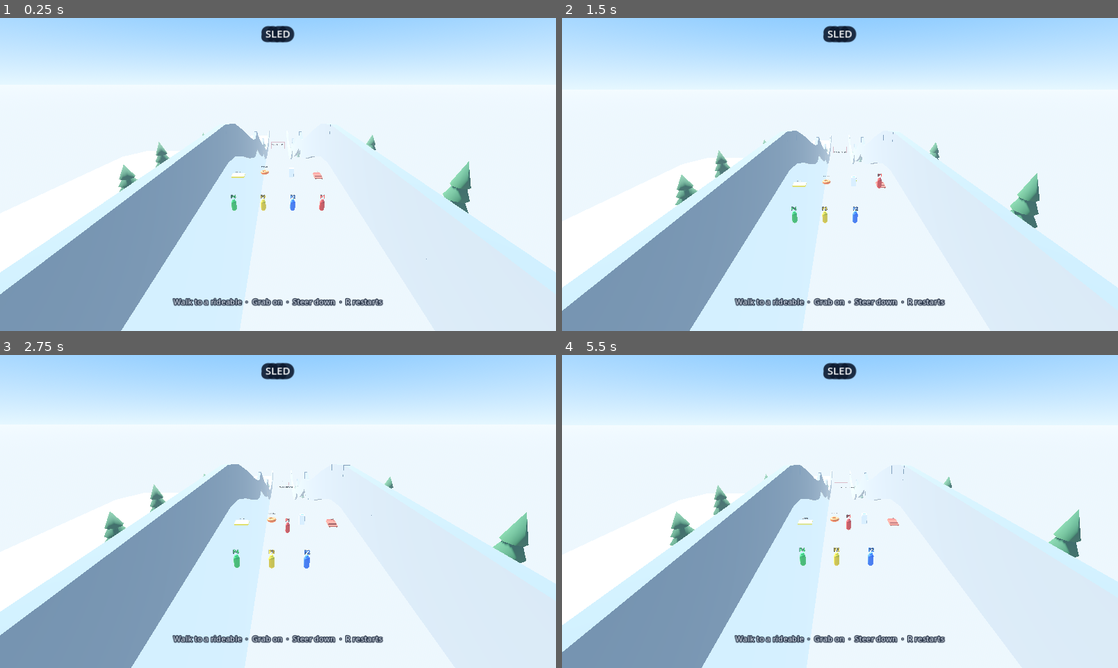
Above: before the commit, frames 1-4 (two rows, left to right).
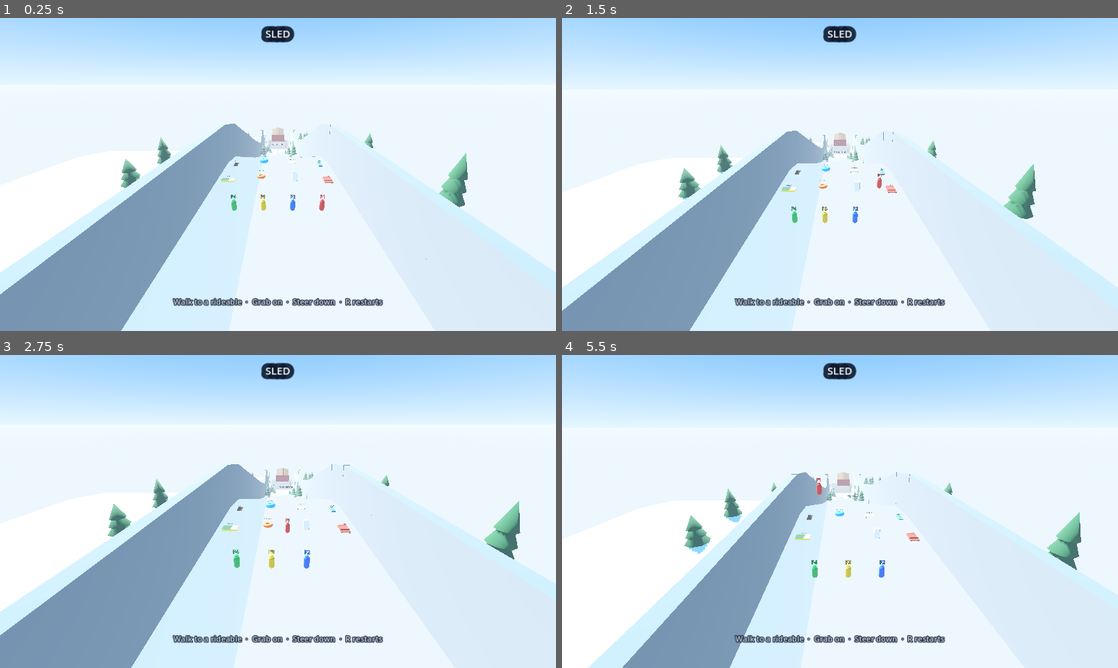
Above: after the commit, the same moments.

Repository: Tyler-McQueen/sled
Game: Godot game, scene res://scenes/main.tscn
Same seed, same stepped clock (60 frames per second), same inputs: the game is played once before the commit and once after it.
Inputs (mouse positions are in pixels of both pictures, inside the frame that each line leads up to):
- Up to frame 1 (0.25 s): no input
- Up to frame 2 (1.5 s): tap Enter (p1_grab) at 0.5, 1.35 s; move the mouse to (812, 237) at 0.52 s; hold W (p0_up) from 0.53 s (still down); tap E (p0_grab) at 0.6 s; click (812, 237) at 0.67 s; tap Space (p0_jump) at 0.77 s; move the mouse to (1006, 221) at 1.27 s
- Up to frame 3 (2.75 s): tap Space (p0_jump) at 1.52 s; move the mouse to (111, 464) at 2.02 s; release W (p0_up) at 2.03 s; hold A (p0_left) from 2.03 s (still down); tap Keypad Enter at 2.1 s
- Up to frame 4 (5.5 s): move the mouse to (867, 511) at 2.77 s; tap E (p0_grab) at 2.85, 5.1 s; click (867, 511) at 2.92 s; tap Space (p0_jump) at 3.02, 3.77, 4.52 s; move the mouse to (756, 433) at 3.52 s; release A (p0_left) at 3.53 s; hold S (p0_down) 3.53-4.28 s; tap Enter (p1_grab) at 3.6 s; move the mouse to (962, 495) at 4.27 s; hold D (p0_right) 4.28-5.03 s; tap Keypad Enter at 4.35 s; move the mouse to (728, 527) at 5.02 s; hold W (p0_up) from 5.03 s (still down); click (728, 527) at 5.17 s

The runs differ from the first frame. In frame 1, 1.3% of the frame differs, in the area x 21-85%, y 34-63%; in frame 2, 1.5%; in frame 3, 1.9%; in frame 4, 11%, in the area x 0-100%, y 35-100%.

Commit message:
M3: extra grabs and the mountain.
Kayak, folding table, kiddie pool, and door join the original four. Trees you can hit, barn jump, ice vs powder split, finish in the parking lot. No network.

Diff:
--- a/scripts/game.gd
+++ b/scripts/game.gd
@@ -111,18 +111,29 @@
 		Rideable.Kind.FRIDGE,
 		Rideable.Kind.TUBE,
 		Rideable.Kind.MATTRESS,
+		Rideable.Kind.KAYAK,
+		Rideable.Kind.TABLE,
+		Rideable.Kind.POOL,
+		Rideable.Kind.DOOR,
 	]
-	var xs: Array[float] = [-7.5, -2.5, 2.5, 7.5]
+	var names: Array[String] = [
+		"Sled", "Fridge", "InnerTube", "Mattress",
+		"Kayak", "FoldingTable", "KiddiePool", "Door",
+	]
+	var xs: Array[float] = [-9.0, -3.0, 3.0, 9.0, -9.0, -3.0, 3.0, 9.0]
+	var zs: Array[float] = [-6.0, -6.0, -6.0, -6.0, 2.5, 2.5, 2.5, 2.5]
 	for i in kinds.size():
 		var r := Rideable.make(kinds[i])
-		r.name = ["Sled", "Fridge", "InnerTube", "Mattress"][i]
+		r.name = names[i]
 		root.add_child(r)
-		var y := 58.4
+		var y := 58.45
 		if kinds[i] == Rideable.Kind.FRIDGE:
 			y = 58.2
-		elif kinds[i] == Rideable.Kind.TUBE:
-			y = 58.85
-		r.global_position = Vector3(xs[i], y, -4.0)
+		elif kinds[i] == Rideable.Kind.TUBE or kinds[i] == Rideable.Kind.POOL:
+			y = 58.9
+		elif kinds[i] == Rideable.Kind.TABLE:
+			y = 58.55
+		r.global_position = Vector3(xs[i], y, zs[i])
 		r.rotation_degrees = Vector3(0, 180, 0)
 
 
@@ -135,10 +146,10 @@
 	area.monitorable = false
 	var cs := CollisionShape3D.new()
 	var box := BoxShape3D.new()
-	box.size = Vector3(24.0, 16.0, 8.0)
+	box.size = Vector3(28.0, 16.0, 10.0)
 	cs.shape = box
 	area.add_child(cs)
-	area.position = Vector3(0, 8.0, 214.0)
+	area.position = Vector3(0, 8.0, 218.0)
 	area.body_entered.connect(_on_finish_body)
 	add_child(area)
 
@@ -149,7 +160,7 @@
 	var bbox := BoxShape3D.new()
 	bbox.size = Vector3(26, 10, 3)
 	bcs.shape = bbox
-	bcs.position = Vector3(0, 5, 252)
+	bcs.position = Vector3(0, 5, 272)
 	bumper.add_child(bcs)
 	add_child(bumper)
 
--- a/scripts/mountain.gd
+++ b/scripts/mountain.gd
@@ -1,36 +1,37 @@
 extends Node3D
 class_name Mountain
-## Summit plateau, icy slope with a bump and a jump, runout, finish basin.
+## Summit, barn jump, ice vs powder split, parking-lot finish.
 
 const TRACK_HALF := 12.0
 const WALL_H := 9.0
 const SLAB_THICK := 5.0
-
-# PackedVector2Array of (z, y) surface samples, summit -> bottom.
+const SPLIT_Z := 158.0
+const LOT_Z := 208.0
+
+# PackedVector2Array of (z, y) surface samples, summit -> lot.
 var profile: PackedVector2Array = PackedVector2Array([
 	Vector2(-42, 58),
 	Vector2(-28, 58),
 	Vector2(-8, 58),
 	Vector2(8, 58),
 	Vector2(18, 56.5),
-	Vector2(32, 52.0),
-	Vector2(48, 46.0),
-	Vector2(62, 41.5),
-	Vector2(72, 39.5),
-	Vector2(80, 42.0),
-	Vector2(88, 37.5),
-	Vector2(104, 30.0),
-	Vector2(118, 24.5),
-	Vector2(128, 22.0),
-	Vector2(136, 25.5),
-	Vector2(144, 16.5),
-	Vector2(158, 9.0),
-	Vector2(172, 4.5),
-	Vector2(188, 2.4),
-	Vector2(210, 2.0),
+	Vector2(36, 50.5),
+	Vector2(54, 44.5),
+	Vector2(72, 38.5),
+	Vector2(90, 33.0),
+	Vector2(106, 28.5),
+	Vector2(116, 31.5),
+	Vector2(124, 34.5),
+	Vector2(132, 33.0),
+	Vector2(140, 24.0),
+	Vector2(152, 14.5),
+	Vector2(164, 9.0),
+	Vector2(180, 5.2),
+	Vector2(196, 3.2),
+	Vector2(208, 2.2),
 	Vector2(228, 2.0),
-	Vector2(242, 7.5),
-	Vector2(258, 8.0),
+	Vector2(252, 2.0),
+	Vector2(272, 2.0),
 ])
 
 
@@ -54,15 +55,24 @@
 
 func _build() -> void:
 	var snow := _albedo(Color(0.93, 0.96, 0.99), 0.92)
+	var ice := _albedo(Color(0.62, 0.84, 0.96), 0.18)
+	var powder := _albedo(Color(0.97, 0.98, 1.0), 0.98)
 	var rock := _albedo(Color(0.45, 0.48, 0.52), 0.85)
 	var pine := _albedo(Color(0.12, 0.32, 0.18), 0.9)
 	var trunk := _albedo(Color(0.38, 0.24, 0.14), 0.9)
+	var barn_red := _albedo(Color(0.62, 0.16, 0.12), 0.78)
+	var barn_wood := _albedo(Color(0.42, 0.28, 0.16), 0.88)
+	var asphalt := _albedo(Color(0.18, 0.19, 0.21), 0.95)
+	var paint := _albedo(Color(0.92, 0.9, 0.78), 0.7)
 	var flag_red := _albedo(Color(0.85, 0.15, 0.12), 0.6)
 
 	_build_visual_volume(snow)
+	_build_split_paint(ice, powder)
 	_build_collision()
 	_build_walls(rock)
+	_build_barn(barn_red, barn_wood)
 	_build_trees(pine, trunk)
+	_build_parking_lot(asphalt, paint)
 	_build_finish_gate(flag_red)
 	_build_start_props()
 
@@ -84,31 +94,101 @@
 	pts.append(Vector2(profile[profile.size() - 1].x + 2.0, 0.0))
 	poly.polygon = pts
 	poly.mode = CSGPolygon3D.MODE_DEPTH
-	poly.depth = TRACK_HALF * 2.0 + 1.0
+	poly.depth = TRACK_HALF * 2.0 + 8.0
 	poly.rotation_degrees = Vector3(0, -90, 0)
-	poly.position = Vector3(TRACK_HALF + 0.5, 0, 0)
+	poly.position = Vector3(TRACK_HALF + 4.0, 0, 0)
 	poly.smooth_faces = true
 	poly.material = snow
 	poly.use_collision = false
 	add_child(poly)
 
-	# ice material reserved for future racing-line paint
+
+func _build_split_paint(ice: Material, powder: Material) -> void:
+	var ice_tag := Label3D.new()
+	ice_tag.text = "ICE"
+	ice_tag.font_size = 72
+	ice_tag.outline_size = 12
+	ice_tag.position = Vector3(-6.5, surface_y(170.0) + 0.4, 170.0)
+	ice_tag.rotation_degrees = Vector3(-90, 0, 0)
+	add_child(ice_tag)
+	var powder_tag := Label3D.new()
+	powder_tag.text = "POWDER"
+	powder_tag.font_size = 64
+	powder_tag.outline_size = 12
+	powder_tag.position = Vector3(6.5, surface_y(170.0) + 0.4, 170.0)
+	powder_tag.rotation_degrees = Vector3(-90, 0, 0)
+	add_child(powder_tag)
+	_drape_lane_paint(ice, -TRACK_HALF * 0.5 - 0.25, 0.08)
+	_drape_lane_paint(powder, TRACK_HALF * 0.5 + 0.25, 0.14)
+
+
+func _drape_lane_paint(mat: Material, x_center: float, thick: float) -> void:
+	for i in range(profile.size() - 1):
+		var a := profile[i]
+		var b := profile[i + 1]
+		var zmid: float = (a.x + b.x) * 0.5
+		if zmid < SPLIT_Z or zmid > LOT_Z:
+			continue
+		var run := b.x - a.x
+		var drop := a.y - b.y
+		var length := sqrt(run * run + drop * drop)
+		if length < 0.2:
+			continue
+		var angle := atan2(drop, run)
+		var box := CSGBox3D.new()
+		box.size = Vector3(TRACK_HALF - 0.5, thick, length + 0.1)
+		var mid_y := (a.y + b.y) * 0.5 + thick * 0.5 + 0.02
+		var mid_z := (a.x + b.x) * 0.5
+		box.position = Vector3(x_center, mid_y, mid_z)
+		box.rotation.x = angle
+		box.material = mat
+		box.use_collision = false
+		add_child(box)
 
 
 func _build_collision() -> void:
-	var body := StaticBody3D.new()
-	body.name = "TrackCollision"
-	body.collision_layer = 1
-	body.collision_mask = 0
-	add_child(body)
-
-	var icy := PhysicsMaterial.new()
-	icy.friction = 0.08
-	icy.bounce = 0.05
-	body.physics_material_override = icy
+	var snow_body := StaticBody3D.new()
+	snow_body.name = "TrackCollision"
+	snow_body.collision_layer = 1
+	snow_body.collision_mask = 0
+	var snow_mat := PhysicsMaterial.new()
+	snow_mat.friction = 0.12
+	snow_mat.bounce = 0.04
+	snow_body.physics_material_override = snow_mat
+	add_child(snow_body)
+
+	var ice_body := StaticBody3D.new()
+	ice_body.name = "IceCollision"
+	ice_body.collision_layer = 1
+	ice_body.collision_mask = 0
+	var ice_mat := PhysicsMaterial.new()
+	ice_mat.friction = 0.02
+	ice_mat.bounce = 0.08
+	ice_body.physics_material_override = ice_mat
+	add_child(ice_body)
+
+	var powder_body := StaticBody3D.new()
+	powder_body.name = "PowderCollision"
+	powder_body.collision_layer = 1
+	powder_body.collision_mask = 0
+	var powder_mat := PhysicsMaterial.new()
+	powder_mat.friction = 0.42
+	powder_mat.bounce = 0.0
+	powder_body.physics_material_override = powder_mat
+	add_child(powder_body)
 
 	for i in range(profile.size() - 1):
-		_add_slab(body, profile[i], profile[i + 1], TRACK_HALF * 2.0 + 0.6, SLAB_THICK)
+		var a := profile[i]
+		var b := profile[i + 1]
+		var zmid: float = (a.x + b.x) * 0.5
+		if zmid >= SPLIT_Z and zmid < LOT_Z:
+			_add_slab(ice_body, a, b, TRACK_HALF - 0.2, SLAB_THICK, -TRACK_HALF * 0.5 - 0.25)
+			_add_slab(powder_body, a, b, TRACK_HALF - 0.2, SLAB_THICK, TRACK_HALF * 0.5 + 0.25)
+		else:
+			var w := TRACK_HALF * 2.0 + 0.6
+			if zmid >= LOT_Z:
+				w = TRACK_HALF * 2.0 + 10.0
+			_add_slab(snow_body, a, b, w, SLAB_THICK, 0.0)
 
 	var pad := StaticBody3D.new()
 	pad.name = "SummitPad"
@@ -119,7 +199,7 @@
 	grip.bounce = 0.0
 	pad.physics_material_override = grip
 	add_child(pad)
-	_add_slab(pad, Vector2(-40, 58), Vector2(8, 58), TRACK_HALF * 2.0, 4.0)
+	_add_slab(pad, Vector2(-40, 58), Vector2(8, 58), TRACK_HALF * 2.0 + 4.0, 4.0, 0.0)
 
 	var ground := StaticBody3D.new()
 	ground.name = "WorldFloor"
@@ -128,13 +208,13 @@
 	add_child(ground)
 	var gshape := CollisionShape3D.new()
 	var gbox := BoxShape3D.new()
-	gbox.size = Vector3(400, 4, 400)
+	gbox.size = Vector3(400, 4, 500)
 	gshape.shape = gbox
-	gshape.position = Vector3(0, -2, 80)
+	gshape.position = Vector3(0, -2, 100)
 	ground.add_child(gshape)
 
 
-func _add_slab(body: StaticBody3D, a: Vector2, b: Vector2, width: float, thick: float) -> void:
+func _add_slab(body: StaticBody3D, a: Vector2, b: Vector2, width: float, thick: float, x_center: float) -> void:
 	var run := b.x - a.x
 	var drop := a.y - b.y
 	var length := sqrt(run * run + drop * drop)
@@ -145,7 +225,7 @@
 	box.size = Vector3(width, thick, length + 0.15)
 	var cs := CollisionShape3D.new()
 	cs.shape = box
-	var mid := Vector3(0.0, (a.y + b.y) * 0.5, (a.x + b.x) * 0.5)
+	var mid := Vector3(x_center, (a.y + b.y) * 0.5, (a.x + b.x) * 0.5)
 	var local_up := Vector3(0.0, cos(angle), sin(angle))
 	cs.position = mid - local_up * (thick * 0.5)
 	cs.rotation.x = angle
@@ -155,10 +235,14 @@
 func _build_walls(rock: Material) -> void:
 	for side_i in range(2):
 		var side := -1.0 if side_i == 0 else 1.0
-		var x := side * (TRACK_HALF + 0.7)
 		for i in range(profile.size() - 1):
 			var a := profile[i]
 			var b := profile[i + 1]
+			var zmid: float = (a.x + b.x) * 0.5
+			var half := TRACK_HALF
+			if zmid >= LOT_Z:
+				half = TRACK_HALF + 6.0
+			var x := side * (half + 0.7)
 			var run := b.x - a.x
 			var drop := a.y - b.y
 			var length := sqrt(run * run + drop * drop)
@@ -178,7 +262,7 @@
 			add_child(box)
 
 	var back := CSGBox3D.new()
-	back.size = Vector3(TRACK_HALF * 2.0 + 4.0, 14.0, 2.0)
+	back.size = Vector3(TRACK_HALF * 2.0 + 8.0, 14.0, 2.0)
 	back.position = Vector3(0, 58 + 5.0, -43)
 	back.material = rock
 	back.use_collision = true
@@ -186,15 +270,91 @@
 	add_child(back)
 
 
+func _build_barn(red: Material, wood: Material) -> void:
+	# Sits on the bump so a ride can hit the roof and launch.
+	var z := 124.0
+	var y := surface_y(z)
+	var w := 9.0
+	var d := 8.0
+	var wall_h := 4.6
+
+	var floor_b := CSGBox3D.new()
+	floor_b.size = Vector3(w, 0.35, d)
+	floor_b.position = Vector3(0, y + 0.1, z)
+	floor_b.material = wood
+	floor_b.use_collision = true
+	floor_b.collision_layer = 1
+	add_child(floor_b)
+
+	for side_i in range(2):
+		var side := -1.0 if side_i == 0 else 1.0
+		var wall := CSGBox3D.new()
+		wall.size = Vector3(0.35, wall_h, d)
+		wall.position = Vector3(side * (w * 0.5), y + wall_h * 0.5, z)
+		wall.material = red
+		wall.use_collision = true
+		wall.collision_layer = 1
+		add_child(wall)
+
+	# Uphill back wall. Downhill face stays open.
+	var back := CSGBox3D.new()
+	back.size = Vector3(w, wall_h, 0.35)
+	back.position = Vector3(0, y + wall_h * 0.5, z - d * 0.5)
+	back.material = red
+	back.use_collision = true
+	back.collision_layer = 1
+	add_child(back)
+
+	# Peaked roof: two slabs that dump you downhill.
+	var roof_l := CSGBox3D.new()
+	roof_l.size = Vector3(w * 0.58, 0.28, d + 1.4)
+	roof_l.position = Vector3(-w * 0.22, y + wall_h + 1.1, z + 0.4)
+	roof_l.rotation_degrees = Vector3(-28, 0, 18)
+	roof_l.material = wood
+	roof_l.use_collision = true
+	roof_l.collision_layer = 1
+	add_child(roof_l)
+	var roof_r := CSGBox3D.new()
+	roof_r.size = Vector3(w * 0.58, 0.28, d + 1.4)
+	roof_r.position = Vector3(w * 0.22, y + wall_h + 1.1, z + 0.4)
+	roof_r.rotation_degrees = Vector3(-28, 0, -18)
+	roof_r.material = wood
+	roof_r.use_collision = true
+	roof_r.collision_layer = 1
+	add_child(roof_r)
+
+	var tag := Label3D.new()
+	tag.text = "BARN"
+	tag.font_size = 56
+	tag.outline_size = 10
+	tag.position = Vector3(0, y + wall_h + 3.4, z)
+	tag.billboard = BaseMaterial3D.BILLBOARD_ENABLED
+	add_child(tag)
+
+
 func _build_trees(pine: Material, trunk: Material) -> void:
 	var rng := RandomNumberGenerator.new()
 	rng.seed = 42
-	for i in 18:
-		var z := rng.randf_range(-20.0, 230.0)
+	for i in range(28):
+		var z := rng.randf_range(-18.0, 250.0)
 		var side := -1.0 if (i % 2 == 0) else 1.0
-		var x := side * rng.randf_range(TRACK_HALF + 4.0, TRACK_HALF + 14.0)
+		var x := side * rng.randf_range(TRACK_HALF + 3.5, TRACK_HALF + 16.0)
 		var y := surface_y(z)
-		_pine(Vector3(x, y, z), rng.randf_range(4.5, 8.5), pine, trunk)
+		_pine(Vector3(x, y, z), rng.randf_range(4.5, 9.0), pine, trunk)
+
+	# On-course trees you can actually hit.
+	var course: Array[Vector3] = [
+		Vector3(-8.2, 0, 68),
+		Vector3(9.0, 0, 86),
+		Vector3(-7.4, 0, 102),
+		Vector3(8.6, 0, 148),
+		Vector3(-8.0, 0, 176),
+		Vector3(8.2, 0, 188),
+	]
+	for pos in course:
+		var p := pos
+		p.y = surface_y(p.z)
+		_pine(p, 6.2, pine, trunk)
 
 
 func _pine(pos: Vector3, height: float, pine: Material, trunk: Material) -> void:
@@ -207,7 +367,7 @@
 	t.use_collision = true
 	t.collision_layer = 1
 	add_child(t)
-	for i in 3:
+	for i in range(3):
 		var cone := CSGCylinder3D.new()
 		cone.cone = true
 		cone.radius = 1.8 - float(i) * 0.35
@@ -215,30 +375,80 @@
 		cone.sides = 8
 		cone.position = pos + Vector3(0, height * 0.28 + float(i) * height * 0.22, 0)
 		cone.material = pine
-		cone.use_collision = false
+		cone.use_collision = true
+		cone.collision_layer = 1
 		add_child(cone)
 
 
+func _build_parking_lot(asphalt: Material, paint: Material) -> void:
+	var y := 2.08
+	var z := 236.0
+	var lot := CSGBox3D.new()
+	lot.name = "ParkingLot"
+	lot.size = Vector3(28.0, 0.16, 48.0)
+	lot.position = Vector3(0, y, z)
+	lot.material = asphalt
+	lot.use_collision = false
+	add_child(lot)
+
+	for i in range(8):
+		var line := CSGBox3D.new()
+		line.size = Vector3(0.12, 0.04, 7.5)
+		line.position = Vector3(-10.0 + float(i) * 2.8, y + 0.1, z + 10.0)
+		line.material = paint
+		line.use_collision = false
+		add_child(line)
+
+	var cars: Array = [
+		[Vector3(-8.5, y + 0.7, z + 16.0), Color(0.15, 0.18, 0.55)],
+		[Vector3(-2.5, y + 0.7, z + 16.5), Color(0.72, 0.18, 0.14)],
+		[Vector3(6.0, y + 0.7, z + 15.5), Color(0.85, 0.82, 0.2)],
+		[Vector3(10.5, y + 0.7, z - 8.0), Color(0.12, 0.12, 0.14)],
+	]
+	for c in cars:
+		var body := CSGBox3D.new()
+		body.size = Vector3(1.8, 1.2, 4.2)
+		body.position = c[0]
+		body.material = _albedo(c[1], 0.55)
+		body.use_collision = true
+		body.collision_layer = 1
+		add_child(body)
+		var cab := CSGBox3D.new()
+		cab.size = Vector3(1.6, 0.7, 1.8)
+		cab.position = c[0] + Vector3(0, 0.85, -0.4)
+		cab.material = _albedo(Color(0.35, 0.5, 0.62), 0.3)
+		cab.use_collision = false
+		add_child(cab)
+
+	var lot_tag := Label3D.new()
+	lot_tag.text = "PARKING"
+	lot_tag.font_size = 80
+	lot_tag.outline_size = 14
+	lot_tag.position = Vector3(0, y + 0.2, z - 16.0)
+	lot_tag.rotation_degrees = Vector3(-90, 0, 0)
+	add_child(lot_tag)
+
+
 func _build_finish_gate(flag: Material) -> void:
-	var z := 214.0
+	var z := 218.0
 	var y := 2.0
 	for side_i in range(2):
 		var side := -1.0 if side_i == 0 else 1.0
 		var pole := CSGCylinder3D.new()
 		pole.radius = 0.18
 		pole.height = 8.0
-		pole.position = Vector3(side * 8.0, y + 4.0, z)
+		pole.position = Vector3(side * 10.0, y + 4.0, z)
 		pole.material = flag
 		pole.use_collision = false
 		add_child(pole)
 	var bar := CSGBox3D.new()
-	bar.size = Vector3(16.4, 0.35, 0.35)
+	bar.size = Vector3(20.4, 0.35, 0.35)
 	bar.position = Vector3(0, y + 8.0, z)
 	bar.material = flag
 	add_child(bar)
 	var banner := Label3D.new()
-	banner.text = "FINISH"
-	banner.font_size = 96
+	banner.text = "PARKING LOT"
+	banner.font_size = 88
 	banner.outline_size = 16
 	banner.position = Vector3(0, y + 9.2, z)
 	banner.billboard = BaseMaterial3D.BILLBOARD_ENABLED
--- a/scripts/rideable.gd
+++ b/scripts/rideable.gd
@@ -1,7 +1,7 @@
 extends RigidBody3D
 class_name Rideable
 
-enum Kind { SLED, FRIDGE, TUBE, MATTRESS }
+enum Kind { SLED, FRIDGE, TUBE, MATTRESS, KAYAK, TABLE, POOL, DOOR }
 
 @export var kind: Kind = Kind.SLED
 
@@ -64,6 +64,46 @@
 			angular_damp = 0.12
 			physics_material_override = _mat(0.16, 0.44)
 			_build_mattress()
+		Kind.KAYAK:
+			display_name = "the Kayak"
+			mass = 11.0
+			steer_force = 125.0
+			hop_impulse = 5.5
+			seat_offset = Vector3(0, 0.38, 0.15)
+			linear_damp = 0.03
+			angular_damp = 0.55
+			physics_material_override = _mat(0.05, 0.12)
+			_build_kayak()
+		Kind.TABLE:
+			display_name = "the Folding Table"
+			mass = 7.5
+			steer_force = 100.0
+			hop_impulse = 5.0
+			seat_offset = Vector3(0, 0.55, 0)
+			linear_damp = 0.05
+			angular_damp = 0.18
+			physics_material_override = _mat(0.22, 0.18)
+			_build_table()
+		Kind.POOL:
+			display_name = "the Kiddie Pool"
+			mass = 6.0
+			steer_force = 70.0
+			hop_impulse = 7.5
+			seat_offset = Vector3(0, 0.28, 0)
+			linear_damp = 0.08
+			angular_damp = 0.22
+			physics_material_override = _mat(0.12, 0.62)
+			_build_pool()
+		Kind.DOOR:
+			display_name = "the Door"
+			mass = 10.0
+			steer_force = 110.0
+			hop_impulse = 4.8
+			seat_offset = Vector3(0, 0.22, 0)
+			linear_damp = 0.015
+			angular_damp = 0.08
+			physics_material_override = _mat(0.06, 0.28)
+			_build_door()
 	_add_label()
 
 
@@ -118,6 +158,26 @@
 			# Flops. Pitch and roll, not a vehicle.
 			apply_torque(Vector3(planar.z * steer_force, -planar.x * steer_force * 0.12, -planar.x * steer_force))
 			apply_central_force(planar * (steer_force * 0.32))
+		Kind.KAYAK:
+			# Tracks like a hull, tips if you lean.
+			apply_torque(Vector3(0.0, -planar.x * steer_force * 0.48, -planar.x * steer_force * 0.55))
+			var kfwd := -global_transform.basis.z
+			kfwd.y = 0.0
+			if kfwd.length_squared() > 0.001:
+				kfwd = kfwd.normalized()
+			apply_central_force(kfwd * steer_force * 0.9 + planar * (steer_force * 0.1))
+		Kind.TABLE:
+			# Legs catch. Flat and stupid.
+			apply_torque(Vector3(planar.z * steer_force * 0.7, -planar.x * steer_force * 0.2, -planar.x * steer_force * 0.85))
+			apply_central_force(planar * (steer_force * 0.4))
+		Kind.POOL:
+			# Sloshy saucer. Turns into a spin if you push it.
+			apply_torque(Vector3(planar.z * steer_force * 0.45, -planar.x * steer_force, -planar.x * steer_force * 0.3))
+			apply_central_force(planar * (steer_force * 0.55))
+		Kind.DOOR:
+			# Wants to go on edge and slice.
+			apply_torque(Vector3(planar.z * steer_force * 0.25, -planar.x * steer_force * 0.9, -planar.x * steer_force * 0.7))
+			apply_central_force(planar * (steer_force * 0.7))
 
 
 func hop() -> void:
@@ -130,6 +190,15 @@
 		Kind.MATTRESS:
 			apply_central_impulse(Vector3.UP * hop_impulse * maxf(mass * 0.2, 3.0))
 			apply_torque_impulse(Vector3(randf_range(-3.5, 3.5), 0.0, randf_range(-5.0, 5.0)))
+		Kind.TABLE:
+			apply_central_impulse(Vector3.UP * hop_impulse * maxf(mass * 0.22, 3.0))
+			apply_torque_impulse(Vector3(randf_range(-5.0, 5.0), randf_range(-2.0, 2.0), randf_range(-6.0, 6.0)))
+		Kind.POOL:
+			apply_central_impulse(Vector3.UP * hop_impulse * maxf(mass * 0.3, 4.0))
+			apply_torque_impulse(Vector3(randf_range(-2.0, 2.0), randf_range(-8.0, 8.0), randf_range(-2.0, 2.0)))
+		Kind.DOOR:
+			apply_central_impulse(Vector3.UP * hop_impulse * maxf(mass * 0.22, 3.2))
+			apply_torque_impulse(Vector3(randf_range(-1.5, 1.5), randf_range(-4.0, 4.0), randf_range(-8.0, 8.0)))
 		_:
 			apply_central_impulse(Vector3.UP * hop_impulse * maxf(mass * 0.25, 4.0))
 			apply_torque_impulse(Vector3(randf_range(-0.8, 0.8), 0.0, randf_range(-0.6, 0.6)))
@@ -151,6 +220,20 @@
 				state.angular_velocity.y += speed * 0.35 * state.step
 		Kind.MATTRESS:
 			pass
+		Kind.KAYAK:
+			var kup := global_transform.basis.y
+			state.angular_velocity += kup.cross(Vector3.UP) * 14.0 * state.step
+		Kind.TABLE:
+			pass
+		Kind.POOL:
+			var pspeed := state.linear_velocity.length()
+			if pspeed > 1.5:
+				state.angular_velocity.y += pspeed * 0.18 * state.step
+		Kind.DOOR:
+			# Prefer lying flat, but keep the edge-carve if already tipped.
+			var dup := global_transform.basis.y
+			if dup.dot(Vector3.UP) > 0.35:
+				state.angular_velocity += dup.cross(Vector3.UP) * 10.0 * state.step
 
 
 func _mat(friction: float, bounce: float) -> PhysicsMaterial:
@@ -276,6 +359,73 @@
 	center_of_mass = Vector3(0, 0.08, 0)
 
 
+
+func _build_kayak() -> void:
+	var v := _visual_root()
+	_mesh(v, Vector3(0.72, 0.22, 2.7), Vector3(0, 0.16, 0), Color(0.12, 0.42, 0.72))
+	_mesh(v, Vector3(0.55, 0.16, 0.7), Vector3(0, 0.28, 0.9), Color(0.18, 0.52, 0.82), Vector3(16, 0, 0))
+	_mesh(v, Vector3(0.55, 0.16, 0.7), Vector3(0, 0.28, -0.95), Color(0.18, 0.52, 0.82), Vector3(-16, 0, 0))
+	_mesh(v, Vector3(0.08, 0.12, 2.5), Vector3(-0.32, 0.22, 0), Color(1.0, 0.78, 0.12))
+	_mesh(v, Vector3(0.08, 0.12, 2.5), Vector3(0.32, 0.22, 0), Color(1.0, 0.78, 0.12))
+	_add_collision_box(Vector3(0.78, 0.32, 2.75), Vector3(0, 0.16, 0))
+	center_of_mass_mode = RigidBody3D.CENTER_OF_MASS_MODE_CUSTOM
+	center_of_mass = Vector3(0, 0.08, 0.1)
+
+
+func _build_table() -> void:
+	var v := _visual_root()
+	_mesh(v, Vector3(1.7, 0.08, 0.85), Vector3(0, 0.48, 0), Color(0.82, 0.78, 0.68))
+	var leg_c := Color(0.55, 0.52, 0.48)
+	_mesh(v, Vector3(0.06, 0.46, 0.06), Vector3(-0.72, 0.23, -0.34), leg_c)
+	_mesh(v, Vector3(0.06, 0.46, 0.06), Vector3(0.72, 0.23, -0.34), leg_c)
+	_mesh(v, Vector3(0.06, 0.46, 0.06), Vector3(-0.72, 0.23, 0.34), leg_c)
+	_mesh(v, Vector3(0.06, 0.46, 0.06), Vector3(0.72, 0.23, 0.34), leg_c)
+	_add_collision_box(Vector3(1.74, 0.52, 0.9), Vector3(0, 0.26, 0))
+	center_of_mass_mode = RigidBody3D.CENTER_OF_MASS_MODE_CUSTOM
+	center_of_mass = Vector3(0, 0.18, 0)
+
+
+func _build_pool() -> void:
+	var v := _visual_root()
+	var rim := MeshInstance3D.new()
+	var torus := TorusMesh.new()
+	torus.inner_radius = 0.12
+	torus.outer_radius = 0.95
+	torus.rings = 20
+	torus.ring_segments = 14
+	rim.mesh = torus
+	var rim_mat := StandardMaterial3D.new()
+	rim_mat.albedo_color = Color(0.15, 0.62, 0.92)
+	rim_mat.roughness = 0.5
+	rim.material_override = rim_mat
+	v.add_child(rim)
+	var floor_m := MeshInstance3D.new()
+	var cyl := CylinderMesh.new()
+	cyl.top_radius = 0.82
+	cyl.bottom_radius = 0.82
+	cyl.height = 0.06
+	floor_m.mesh = cyl
+	var floor_mat := StandardMaterial3D.new()
+	floor_mat.albedo_color = Color(0.55, 0.85, 0.98)
+	floor_m.material_override = floor_mat
+	floor_m.position = Vector3(0, 0.02, 0)
+	v.add_child(floor_m)
+	_add_collision_sphere(0.9)
+	center_of_mass_mode = RigidBody3D.CENTER_OF_MASS_MODE_CUSTOM
+	center_of_mass = Vector3(0, 0.02, 0)
+
+
+func _build_door() -> void:
+	var v := _visual_root()
+	_mesh(v, Vector3(0.92, 0.08, 2.05), Vector3(0, 0.08, 0), Color(0.42, 0.24, 0.12))
+	_mesh(v, Vector3(0.08, 0.1, 1.9), Vector3(-0.38, 0.14, 0), Color(0.32, 0.18, 0.08))
+	_mesh(v, Vector3(0.08, 0.1, 1.9), Vector3(0.38, 0.14, 0), Color(0.32, 0.18, 0.08))
+	_mesh(v, Vector3(0.1, 0.12, 0.1), Vector3(0.4, 0.16, 0.35), Color(0.72, 0.62, 0.18))
+	_add_collision_box(Vector3(0.96, 0.16, 2.1), Vector3(0, 0.08, 0))
+	center_of_mass_mode = RigidBody3D.CENTER_OF_MASS_MODE_CUSTOM
+	center_of_mass = Vector3(0, 0.04, 0)
+
+
 static func make(p_kind: Kind) -> Rideable:
 	var packed := load("res://scenes/rideable.tscn") as PackedScene
 	var r: Rideable = packed.instantiate()
Not shown, changed: README.md
